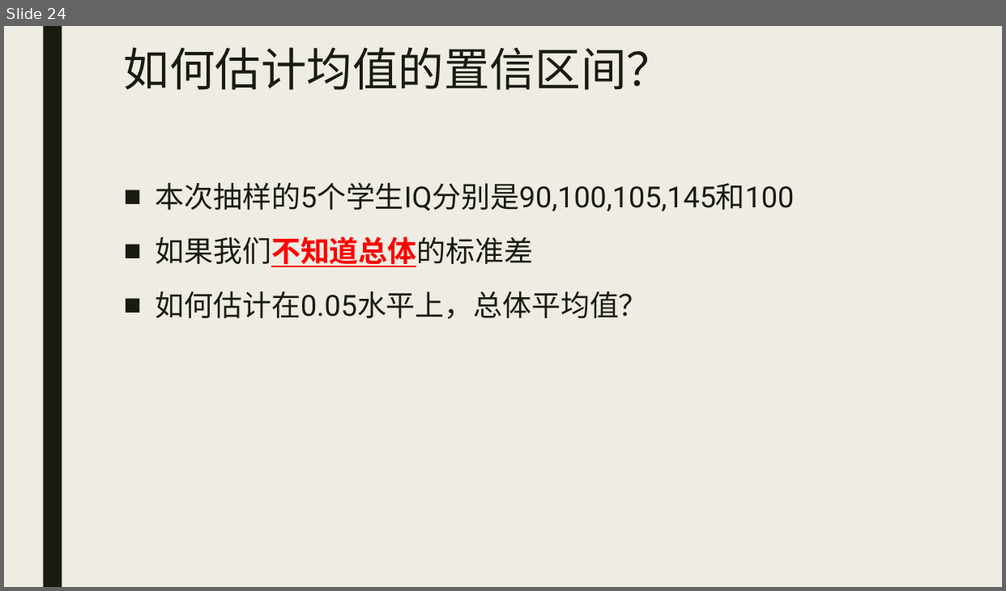
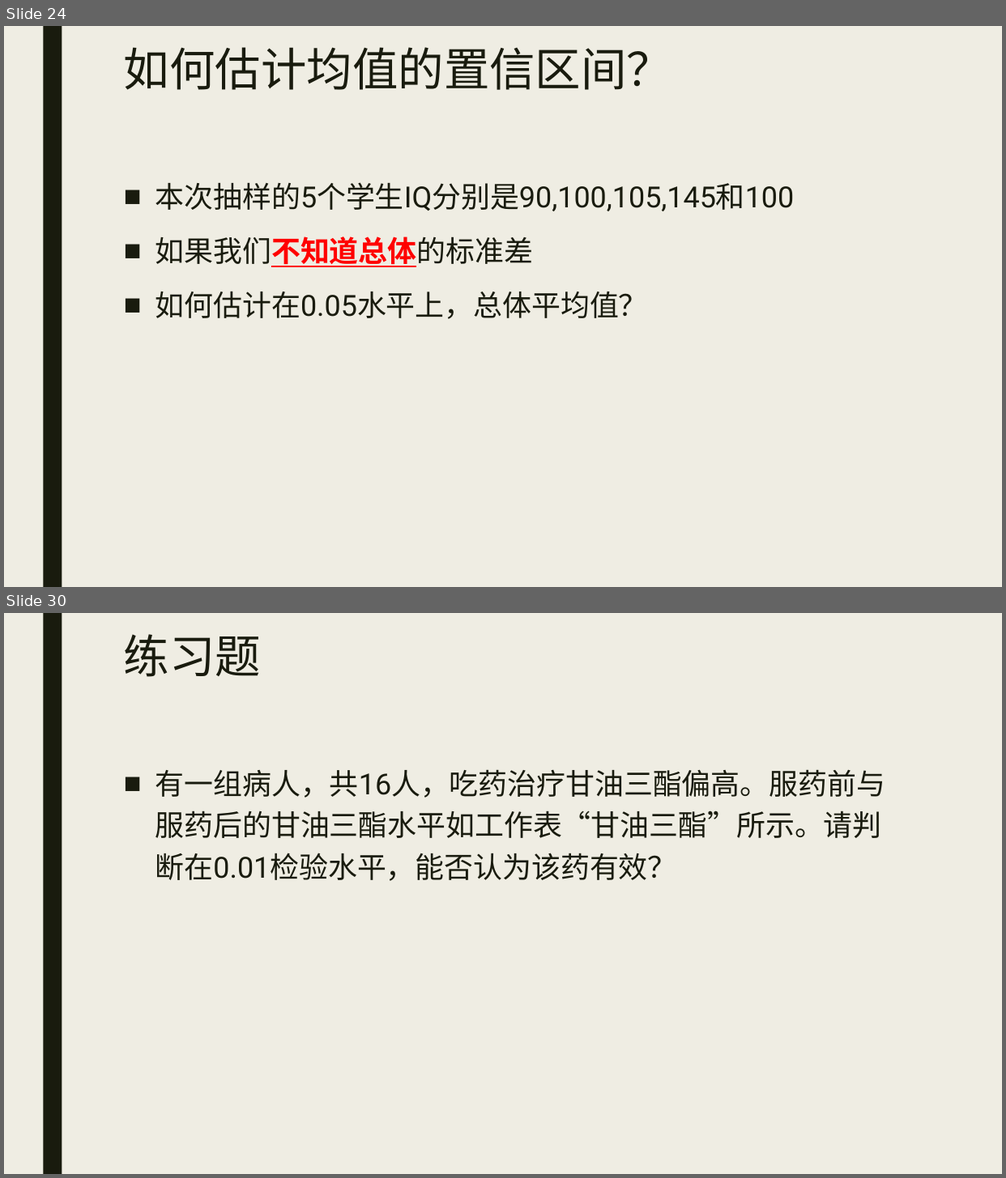
Before and after one commit to beneon/medstat, a slide deck: lect-2/lect-2.pptx. Shown one above the other, each under a label of ours: slide 24 before the commit, slides 24 and 30 after it; the slides between them are not shown. The pictures are 1006x591 and 1006x1178 pixels, drawn with LibreOffice and Linux fonts; fonts in the diff are those of the drawing. Boxes give left, top, right and bottom in pixels: in the first picture for what was removed or moved away, otherwise in the second. Text is boxed around its words. In the diff, an @@ line names an element or a change of style, - is before the commit and + after.

```diff
--- a/lect-2/lect-2.pptx
+++ b/lect-2/lect-2.pptx
@@ slide 30 added at [4, 613, 1002, 1174], background #EFEDE3; not listed: 1 template element that a slide beside it also shows @@
@@ title added at [124, 634, 261, 677], 44 pt, text #191B0E @@
+练习题
@@ text added at [155, 769, 886, 881], 28 pt, text #191B0E @@
+■ 有一组病人，共16人，吃药治疗甘油三酯偏高。服药前与服药后的甘油三酯水平如工作表“甘油三酯”所示。请判断在0.01检验水平，能否认为该药有效？
```
Also in this commit, not shown: 12 other slides added, 3 other files.
